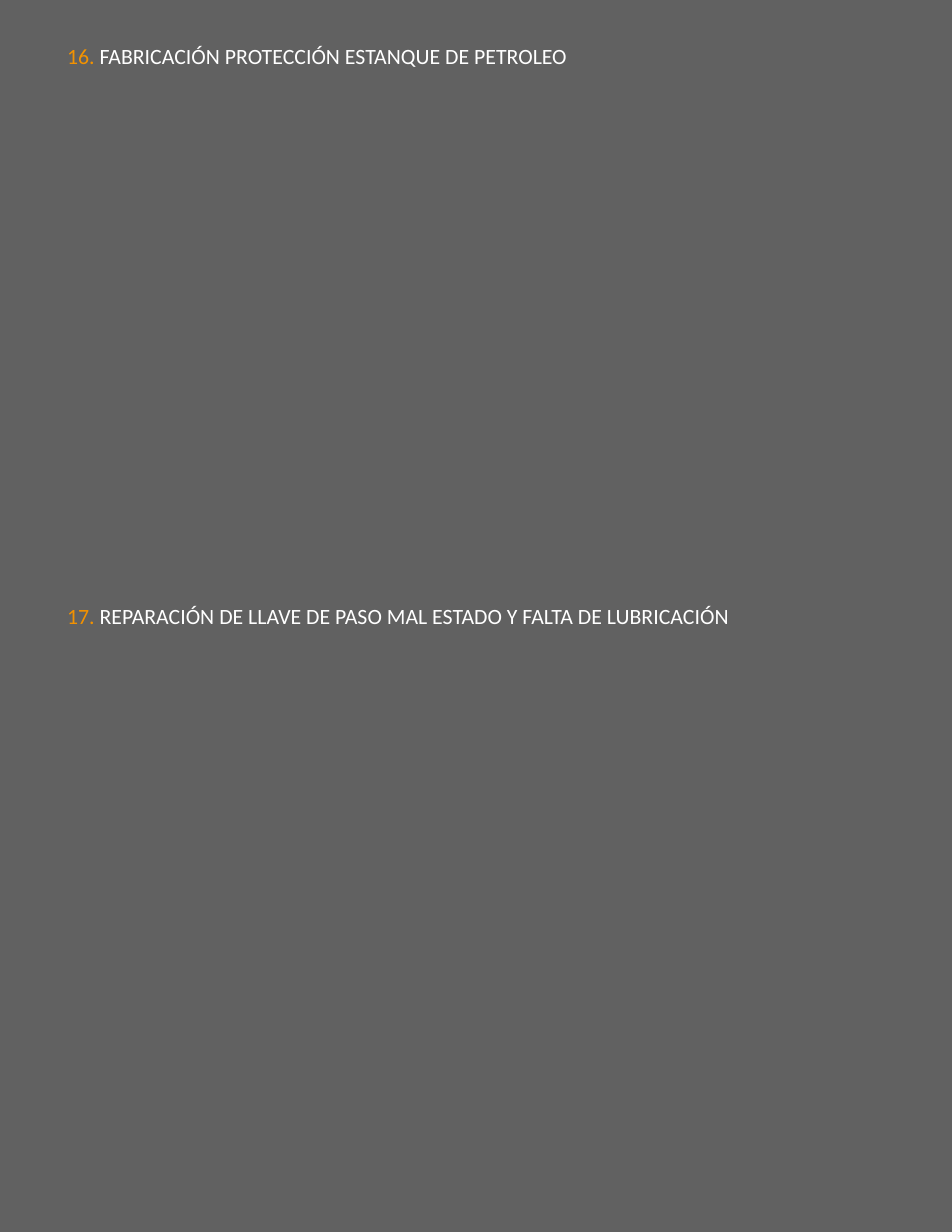
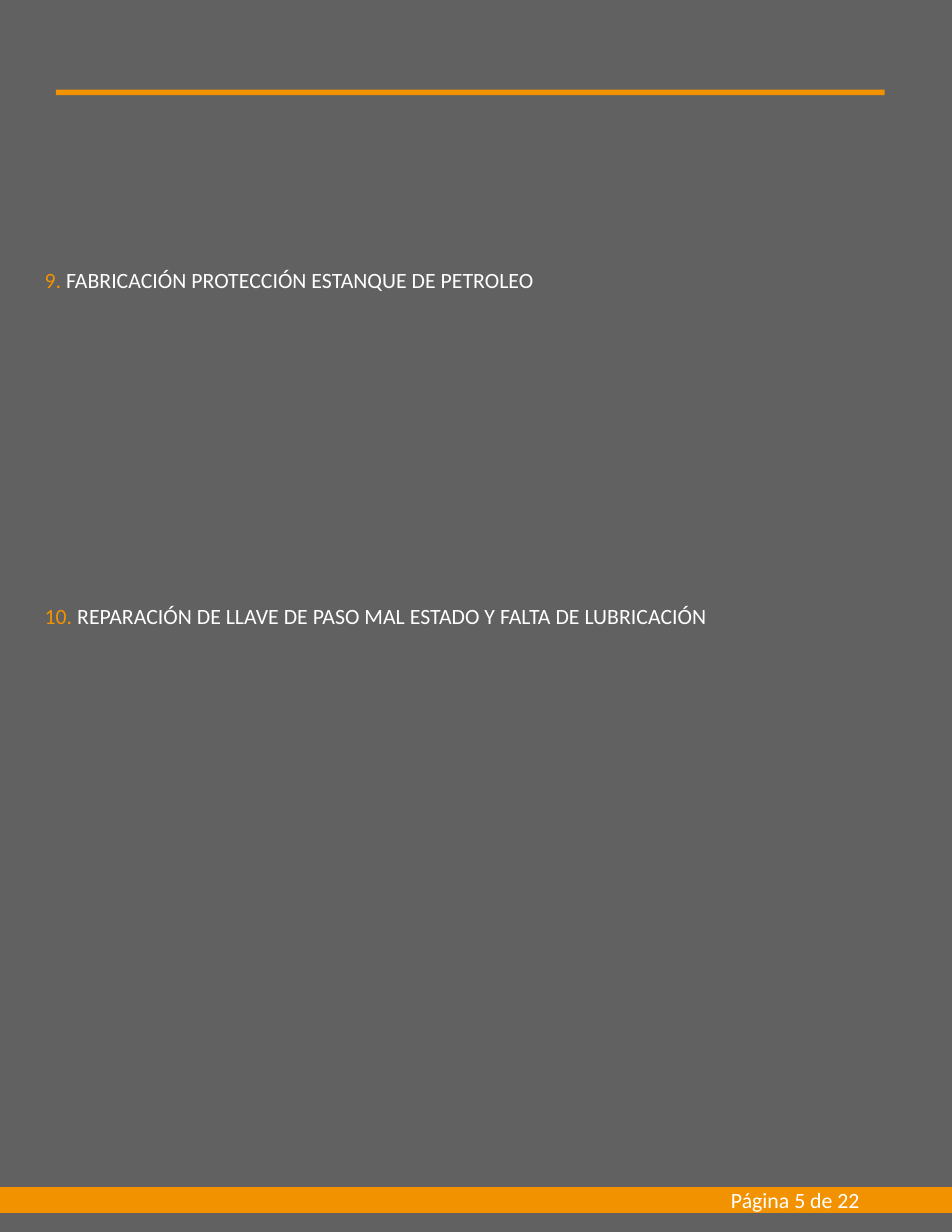
Before and after one commit to AlexanderMaverick/automated-report-excel-to-ppt, a slide deck: slide 5 of assets/archivo.pptx. Drawn at 952x1232 pixels with LibreOffice and Linux fonts; fonts in the diff are those of the drawing. Boxes give left, top, right and bottom in pixels: in the first picture for what was removed or moved away, otherwise in the second. Text is boxed around its words. In the diff, an @@ line names an element or a change of style, - is before the commit and + after.

```diff
--- a/assets/archivo.pptx
+++ b/assets/archivo.pptx
@@ rectangle added at box(56, 90, 885, 95), fill #F39200 @@
@@ text at box(45, 270, 534, 291): text changed @@
-16. FABRICACIÓN PROTECCIÓN ESTANQUE DE PETROLEO
+9. FABRICACIÓN PROTECCIÓN ESTANQUE DE PETROLEO
@@ text at box(45, 606, 707, 624): text changed @@
-17. REPARACIÓN DE LLAVE DE PASO MAL ESTADO Y FALTA DE LUBRICACIÓN
+10. REPARACIÓN DE LLAVE DE PASO MAL ESTADO Y FALTA DE LUBRICACIÓN
@@ rectangle added at box(0, 1187, 952, 1213), fill #F39200 @@
@@ text added at box(731, 1193, 859, 1214), 14 pt, text #FFFFFF @@
+Página 5 de 22
```
Also in this commit, not shown: 21 other slides changed, 2 other files.
